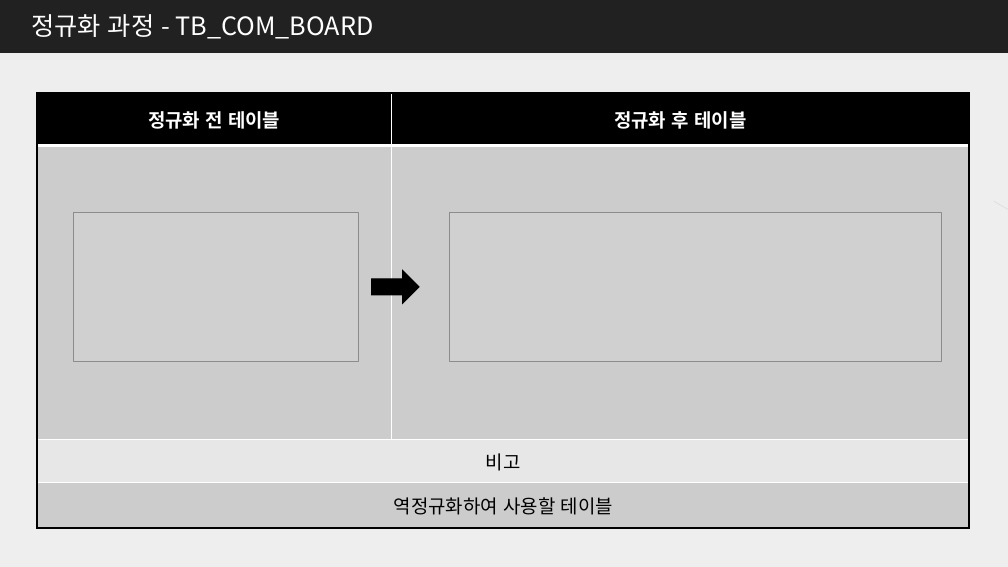
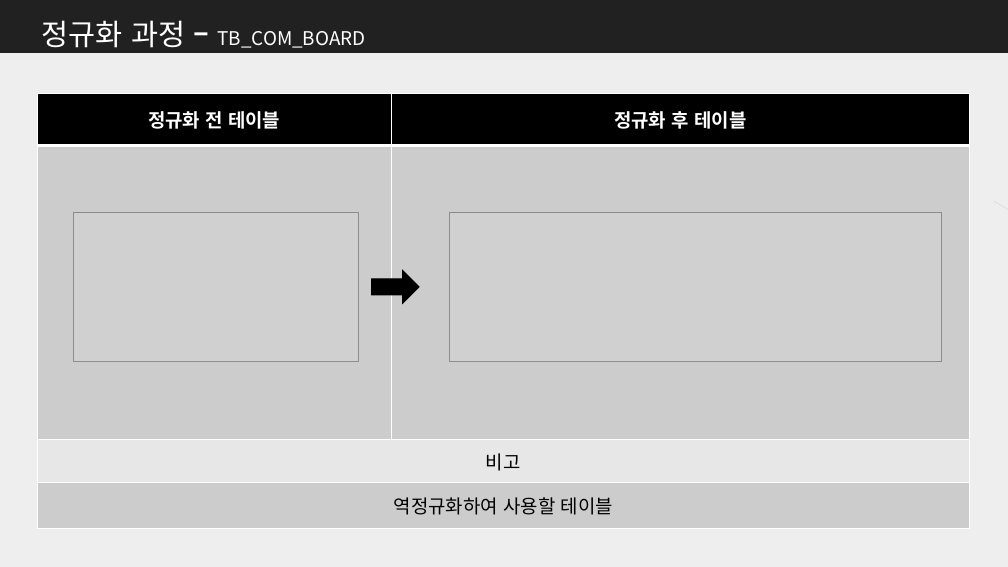
Before and after one commit to me0768/KHFinalProject, a slide deck: slide 11 of 보고서/DataBase설계서_Final_Project.pptx. Drawn at 1008x567 pixels with LibreOffice and Linux fonts; fonts in the diff are those of the drawing; grey boxes stand for pictures. Boxes give left, top, right and bottom in pixels: in the first picture for what was removed or moved away, otherwise in the second. Text is boxed around its words. In the diff, an @@ line names an element or a change of style, - is before the commit and + after.

```diff
--- a/보고서/DataBase설계서_Final_Project.pptx
+++ b/보고서/DataBase설계서_Final_Project.pptx
@@ text at (42, 20, 365, 48): text changed; size 24 to 18 pt @@
-정규화 과정 - TB_COM_BOARD
+정규화 과정 – TB_COM_BOARD
@@ rectangle removed at (37, 93, 969, 529) @@
```
Also in this commit, not shown: 27 other slides changed, 17 slides removed, 26 other files.
